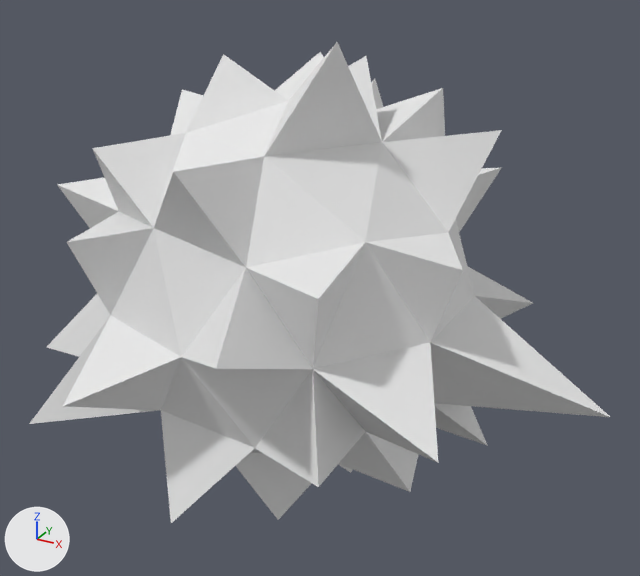
A saved change to the Blender file Project_Gruppe5/Assets/Environment/Standard Models/spikeball.blend.
One viewpoint serves both versions: a 50 mm lens placed at (2.31, -3.87, 1.94), pointed at (0.13, 0.09, -0.04). Every picture has the same lights, and +X, +Y and +Z are marked at lower left.

In view in the first picture: 'Ball', 'spikes'.
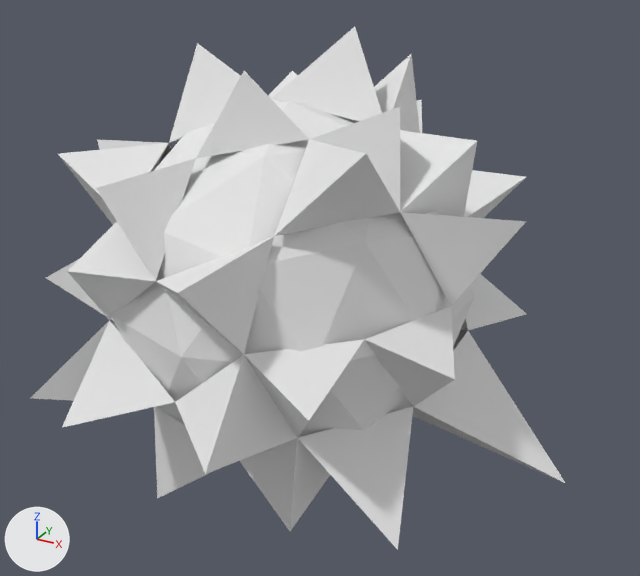
Boxes (x1, y1, x2, y2) around the edits, measured in the pictures (640 x 576 px):
'spikes', turned
    before: (29, 42, 610, 523)
    after: (30, 27, 565, 550)

The change in detail:
Object 'spikes' (ob_spikes) turns from (0, 0, 0) to (18, 18, 0) degrees about x, y and z.
